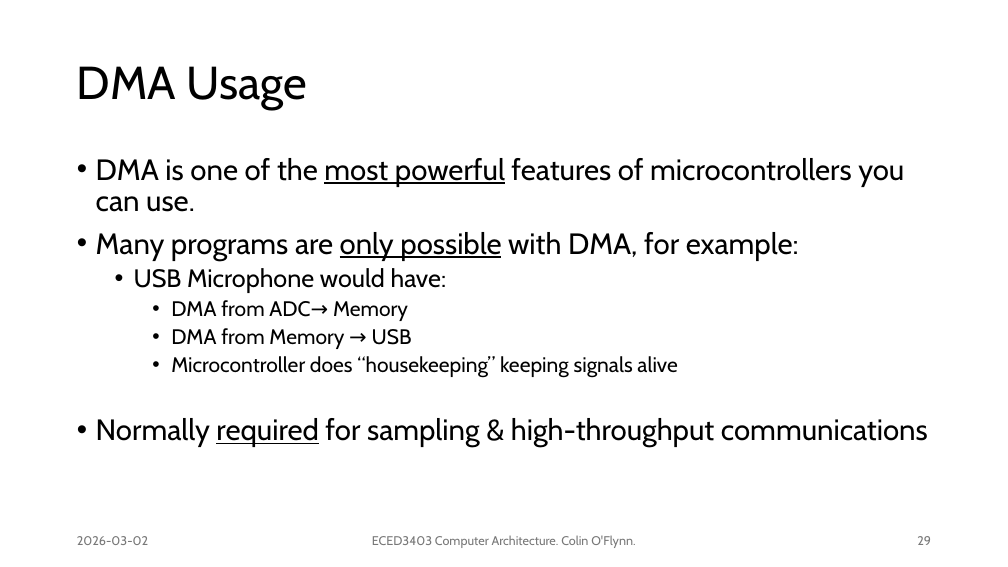
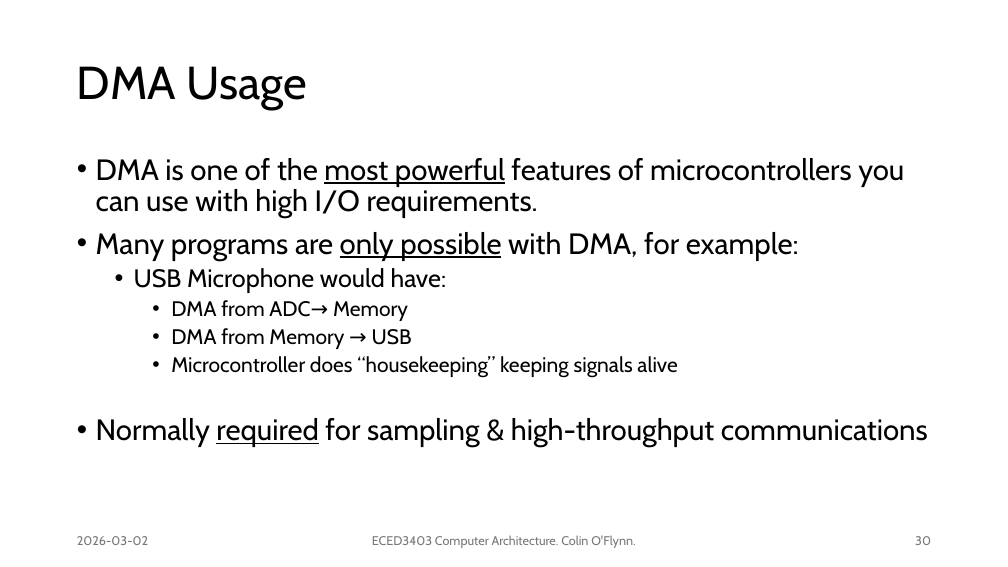
Before and after one commit to colinoflynn/eced3403-computer-architecture, a slide deck: slide 30 of slides/3403 - 4.1 - Memory Busses.pptx (slide 29 before the commit). Drawn at 1008x567 pixels with LibreOffice and Linux fonts; fonts in the diff are those of the drawing. Boxes give left, top, right and bottom in pixels: in the first picture for what was removed or moved away, otherwise in the second. Text is boxed around its words. In the diff, an @@ line names an element or a change of style, - is before the commit and + after.

```diff
--- a/slides/3403 - 4.1 - Memory Busses.pptx
+++ b/slides/3403 - 4.1 - Memory Busses.pptx
@@ text at bbox=[96, 158, 904, 219]: text changed @@
-• DMA is one of the most powerful features of microcontrollers you can use.
+• DMA is one of the most powerful features of microcontrollers you can use with high I/O requirements.
@@ page number at bbox=[915, 536, 931, 545]: text changed @@
-29
+30
```
Also in this commit, not shown: 29 other slides changed, 5 slides added.
